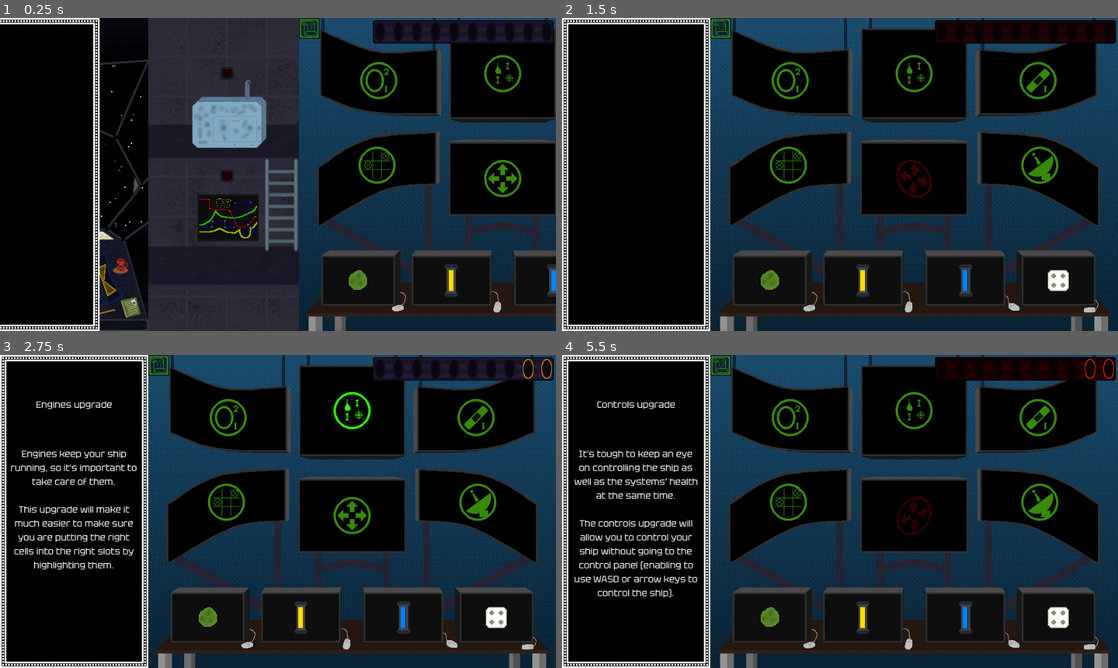
Above: before the commit, frames 1-4 (two rows, left to right).
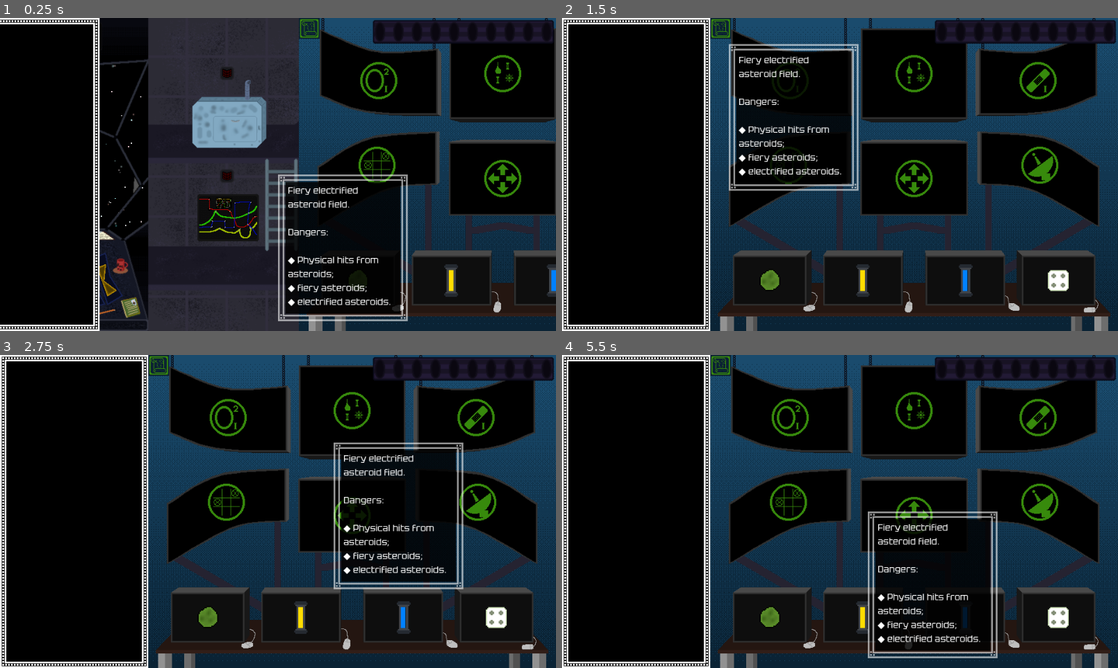
Above: after the commit, the same moments.

Repository: kedalovo/-SG-Spaceship-Management
Game: Godot game, scene res://Game Scene/Game.tscn
Two runs of this game, one before a commit and one after it. Both use one fixed random seed, a clock stepped at 60 frames per second and the inputs below.
Inputs (mouse positions are in pixels of both pictures, inside the frame that each line leads up to):
- Up to frame 1 (0.25 s): no input
- Up to frame 2 (1.5 s): move the mouse to (962, 158) at 0.52 s; hold Right (right) 0.53-1.28 s; hold ` (test) 0.53-1.28 s; click (962, 158) at 0.67 s; move the mouse to (728, 190) at 1.27 s; hold Down (down) from 1.28 s (still down); tap Space (test1) at 1.35 s; click (728, 190) at 1.42 s
- Up to frame 3 (2.75 s): move the mouse to (333, 442) at 2.02 s; release Down (down) at 2.03 s; hold Right (right) from 2.03 s (still down); hold ` (test) from 2.03 s (still down); click (333, 442) at 2.17 s
- Up to frame 4 (5.5 s): move the mouse to (812, 574) at 2.77 s; release Right (right) at 2.78 s; release ` (test) at 2.78 s; hold Up (up) 2.78-3.53 s; tap Space (test1) at 2.85, 4.35 s; click (812, 574) at 2.92 s; move the mouse to (1006, 558) at 3.52 s; hold ` (test) 3.53-4.28 s; hold Left (left) 3.53-5.03 s; click (1006, 558) at 3.67 s; move the mouse to (673, 464) at 4.27 s; click (673, 464) at 4.42 s; move the mouse to (867, 511) at 5.02 s; hold Down (down) from 5.03 s (still down); hold ` (test) from 5.03 s (still down); click (867, 511) at 5.17 s

The runs differ from the first frame. In frame 1, 7.6% of the frame differs, in the area x 50-74%, y 50-97%; in frame 2, 6.6%; in frame 3, 8.9%; in frame 4, 11%, in the area x 2-100%, y 0-97%.

Commit message:
Finished mixed damage types for hazards. Working on map tooltips.

Diff:
--- a/Game Scene/Game.tscn
+++ b/Game Scene/Game.tscn
@@ -56,6 +56,7 @@
 [ext_resource type="Theme" uid="uid://b44tv8qw1g4bl" path="res://Resources/Theme/main_theme.tres" id="54_bi7ny"]
 [ext_resource type="Script" path="res://Game Scene/tooltip.gd" id="55_ssbhd"]
 [ext_resource type="Texture2D" uid="uid://0cw1p0iyd5pj" path="res://Cabin/Assets/Tooltip screen.png" id="55_urjol"]
+[ext_resource type="PackedScene" uid="uid://b86gbcpx61di7" path="res://Map/Map Tooltip/map_tooltip.tscn" id="57_1qs5c"]
 
 [sub_resource type="Gradient" id="Gradient_bmxab"]
 offsets = PackedFloat32Array(0.4, 0.6, 1)
@@ -1221,6 +1222,12 @@
 libraries = {
 "": SubResource("AnimationLibrary_f3t64")
 }
+
+[node name="Map Tooltip" parent="." instance=ExtResource("57_1qs5c")]
+offset_left = 460.0
+offset_top = 37.0
+offset_right = 684.0
+offset_bottom = 290.0
 
 [connection signal="coin_got" from="Cabin/SubViewportContainer/SubViewport/Space" to="." method="_on_space_coin_got"]
 [connection signal="damaged" from="Cabin/SubViewportContainer/SubViewport/Space" to="." method="_on_damaged"]
--- a/Game Scene/game.gd
+++ b/Game Scene/game.gd
@@ -47,6 +47,7 @@
 @onready var systems_cracks: Sprite2D = $"Systems Background/Cracks"
 
 @onready var tooltip_panel: Control = $Tooltip
+@onready var map_tooltip: PanelContainer = $"Map Tooltip"
 
 const CABIN_ZOOM_LEVEL: float = 1.1
 
@@ -122,6 +123,16 @@
 	cabin_view.scale = lerp(cabin_view.scale, Vector2.ONE, 0.1)
 	clock.set_time(round_timer.time_left)
 
+	map_tooltip.global_position = get_global_mouse_position()
+	if map_tooltip.global_position.y + map_tooltip.get_rect().size.y > 540.0:
+		map_tooltip.global_position += Vector2(0, -map_tooltip.get_rect().size.y)
+	if map_tooltip.global_position.y + map_tooltip.get_rect().size.y < 0.0:
+		map_tooltip.global_position += Vector2(0, map_tooltip.get_rect().size.y)
+	if map_tooltip.global_position.x < 0.0:
+		map_tooltip.global_position += Vector2(map_tooltip.get_rect().size.x + 32, 0)
+	if map_tooltip.global_position.x + map_tooltip.get_rect().size.x > 960.0:
+		map_tooltip.global_position += Vector2(-map_tooltip.get_rect().size.x - 32, 0)
+
 
 func toggle_map(open: bool) -> void:
 	if open and !is_map_open:
--- a/Map/Map Node/map_node.gd
+++ b/Map/Map Node/map_node.gd
@@ -105,6 +105,37 @@
 				icon.modulate = Color("cbc800")
 			3:
 				icon.modulate = Color("cb0000")
+		if difficulty == 2:
+			for i in hazards.size():
+				var haz = hazards[i]
+				var haz_int = hazards_intensity[i]
+				match haz:
+					game_manager.hazard_types.ASTEROID_FIELD:
+						if randi() % (6 - haz_int) == 0:
+							hazards_types.append([[game_manager.damage_types.HEAT, game_manager.damage_types.ELECTRICITY].pick_random()])
+						else:
+							hazards_types.append([])
+					game_manager.hazard_types.NEBULA:
+						if randi() % (6 - haz_int) == 0:
+							hazards_types.append([game_manager.damage_types.HEAT])
+						else:
+							hazards_types.append([])
+					_:
+						hazards_types.append([])
+		elif difficulty == 3:
+			for i in hazards.size():
+				var haz = hazards[i]
+				var haz_int = hazards_intensity[i]
+				match haz:
+					game_manager.hazard_types.ASTEROID_FIELD:
+						if randi() % (6 - haz_int) == 0:
+							hazards_types.append([[game_manager.damage_types.HEAT, game_manager.damage_types.ELECTRICITY].pick_random()])
+						else:
+							hazards_types.append([game_manager.damage_types.HEAT, game_manager.damage_types.ELECTRICITY])
+					game_manager.hazard_types.NEBULA:
+						hazards_types.append([game_manager.damage_types.HEAT])
+					_:
+						hazards_types.append([])
 
 
 func _on_mouse_grab_mouse_entered() -> void:
--- /dev/null
+++ b/Map/Map Tooltip/map_tooltip.gd
@@ -0,0 +1,8 @@
+extends PanelContainer
+
+@onready var label: Label = $Panel/MarginContainer/Label
+
+
+func set_text(new_text: String) -> void:
+	label.text = new_text
+	reset_size()
--- /dev/null
+++ b/Map/Map Tooltip/map_tooltip.tscn
@@ -0,0 +1,47 @@
+[gd_scene load_steps=6 format=3 uid="uid://b86gbcpx61di7"]
+
+[ext_resource type="Theme" uid="uid://b44tv8qw1g4bl" path="res://Resources/Theme/main_theme.tres" id="1_d0nph"]
+[ext_resource type="Texture2D" uid="uid://50a261m76es3" path="res://Map/Assets/Tooltip border.png" id="2_tf5uu"]
+[ext_resource type="Script" path="res://Map/Map Tooltip/map_tooltip.gd" id="3_lymgm"]
+
+[sub_resource type="StyleBoxTexture" id="StyleBoxTexture_gjd40"]
+texture = ExtResource("2_tf5uu")
+texture_margin_left = 13.0
+texture_margin_top = 13.0
+texture_margin_right = 13.0
+texture_margin_bottom = 13.0
+modulate_color = Color(1, 1, 1, 0.588235)
+
+[sub_resource type="StyleBoxFlat" id="StyleBoxFlat_bxre0"]
+bg_color = Color(0, 0, 0, 0.815686)
+
+[node name="Map Tooltip" type="PanelContainer"]
+offset_right = 224.0
+offset_bottom = 245.0
+theme = ExtResource("1_d0nph")
+theme_override_styles/panel = SubResource("StyleBoxTexture_gjd40")
+script = ExtResource("3_lymgm")
+
+[node name="Panel" type="PanelContainer" parent="."]
+layout_mode = 2
+theme_override_styles/panel = SubResource("StyleBoxFlat_bxre0")
+
+[node name="MarginContainer" type="MarginContainer" parent="Panel"]
+layout_mode = 2
+theme_override_constants/margin_left = 4
+theme_override_constants/margin_top = 4
+theme_override_constants/margin_right = 4
+theme_override_constants/margin_bottom = 4
+
+[node name="Label" type="Label" parent="Panel/MarginContainer"]
+custom_minimum_size = Vector2(190, 0)
+layout_mode = 2
+size_flags_vertical = 1
+text = "Fiery electrified asteroid field.
+
+Dangers:
+
+◆ Physical hits from asteroids;
+◆ fiery asteroids;
+◆ electrified asteroids."
+autowrap_mode = 3
--- a/Map/map.gd
+++ b/Map/map.gd
@@ -28,7 +28,7 @@
 @onready var marker_animator: AnimationPlayer = $"Marker/Marker Animator"
 @onready var contents: Control = $"Scroll/Map Container/MarginContainer/Contents"
 @onready var input_stopper: Control = $"Input Stopper"
-@onready var store_button: TextureButton = $"Store Button Background/Store Button"
+@onready var store_button_link: TextureButton = $"Store Button Background/Store Button"
 @onready var fog_1: TextureRect = $"Scroll/Map Container/Fog 1"
 @onready var fog_2: TextureRect = $"Scroll/Map Container/Fog 2"
 
@@ -259,7 +259,7 @@
 	var hazard_buffer: Array = hazards.duplicate()
 	var hazard_bin: Array = []
 	var intensity: int = 0
-	# Visualising result
+	# Visualising result and assigning difficulty and hazard types
 	for i in range(0, grid.size()):
 		intensity += 1
 		if intensity > 5:
@@ -351,11 +351,11 @@
 
 
 func _on_store_button_mouse_entered() -> void:
-	store_button.modulate = highlight_color
+	store_button_link.modulate = highlight_color
 
 
 func _on_store_button_mouse_exited() -> void:
-	store_button.modulate = default_color
+	store_button_link.modulate = default_color
 
 
 func _on_scroll_gui_input(event: InputEvent) -> void:
Not shown: 1 places in Game Scene/Game.tscn that only renumber resources
Binary file added: Map/Assets/Tooltip border.png
Not shown, added: Map/Assets/Tooltip border.png.import
